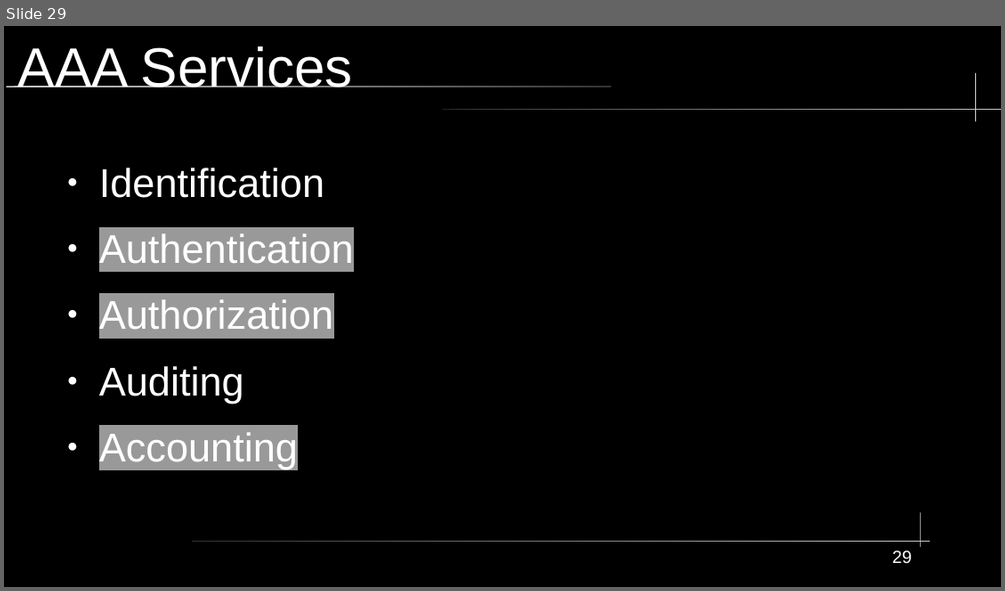
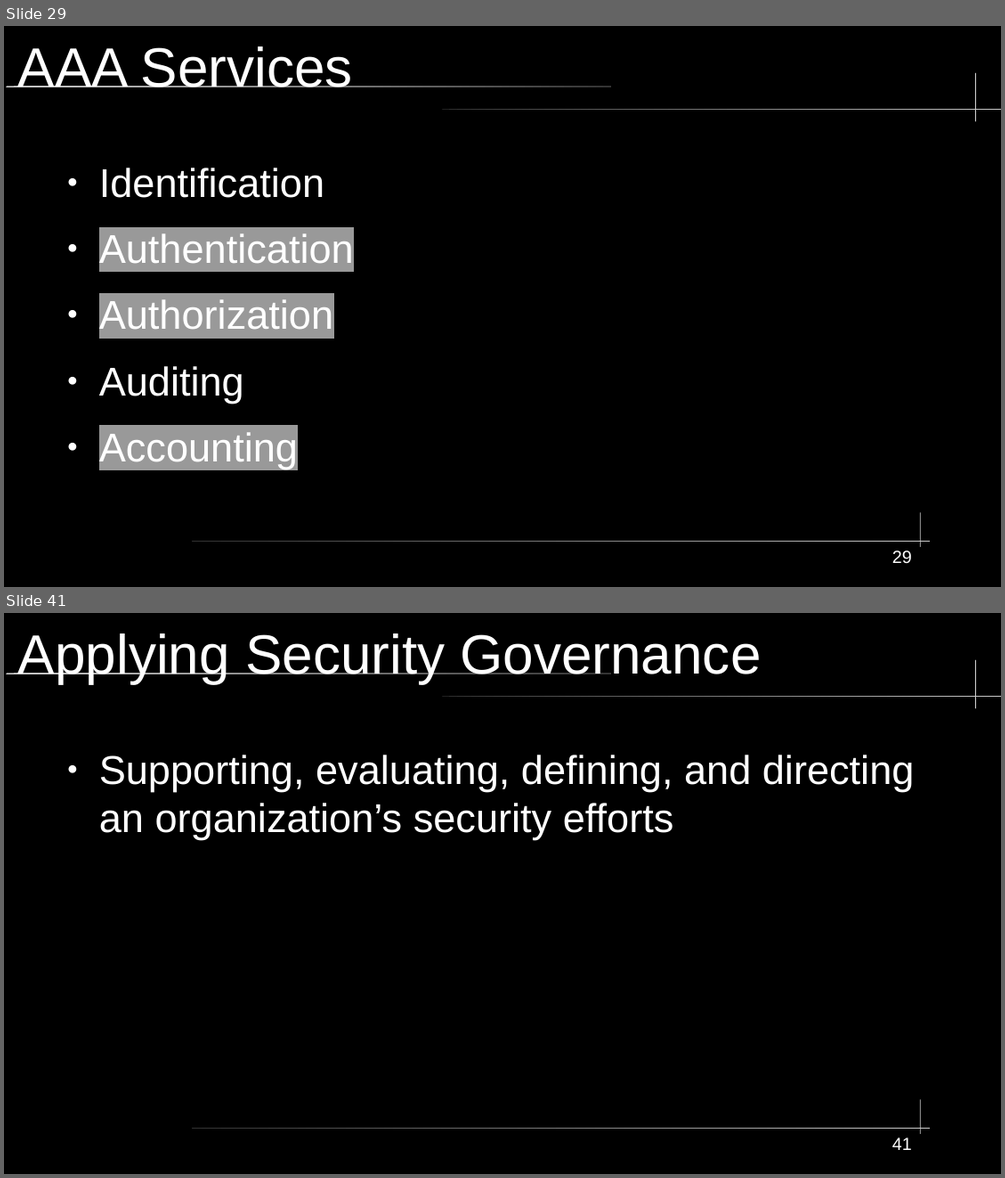
Before and after one commit to City-Colleges-of-Chicago-Cybersecurity/COMPSFI-214, a slide deck: 2026/Spring/powerpoints/Chapter-01-Security-Governance-Through-Principles-and-Policies.odp. Shown one above the other, each under a label of ours: slide 29 before the commit, slides 29 and 41 after it; the slides between them are not shown. The pictures are 1005x591 and 1005x1178 pixels, drawn with LibreOffice and Linux fonts; fonts in the diff are those of the drawing. Boxes give left, top, right and bottom in pixels: in the first picture for what was removed or moved away, otherwise in the second. Text is boxed around its words. In the diff, an @@ line names an element or a change of style, - is before the commit and + after.

```diff
--- a/2026/Spring/powerpoints/Chapter-01-Security-Governance-Through-Principles-and-Policies.odp
+++ b/2026/Spring/powerpoints/Chapter-01-Security-Governance-Through-Principles-and-Policies.odp
@@ slide 41 added at (x1=4, y1=613, x2=1001, y2=1174), background #000000; not listed: 5 template elements that a slide beside it also shows @@
@@ title added at (x1=18, y1=633, x2=760, y2=684), 44 pt, text #FFFFFF @@
+Applying Security Governance
@@ text added at (x1=99, y1=755, x2=914, y2=840), 32 pt, text #FFFFFF @@
+● Supporting, evaluating, defining, and directing an organization’s security efforts
@@ page number added at (x1=892, y1=1137, x2=912, y2=1150), 14 pt, text #FFFFFF @@
+41
```
Also in this commit, not shown: 11 other slides added, 1 slide removed.
